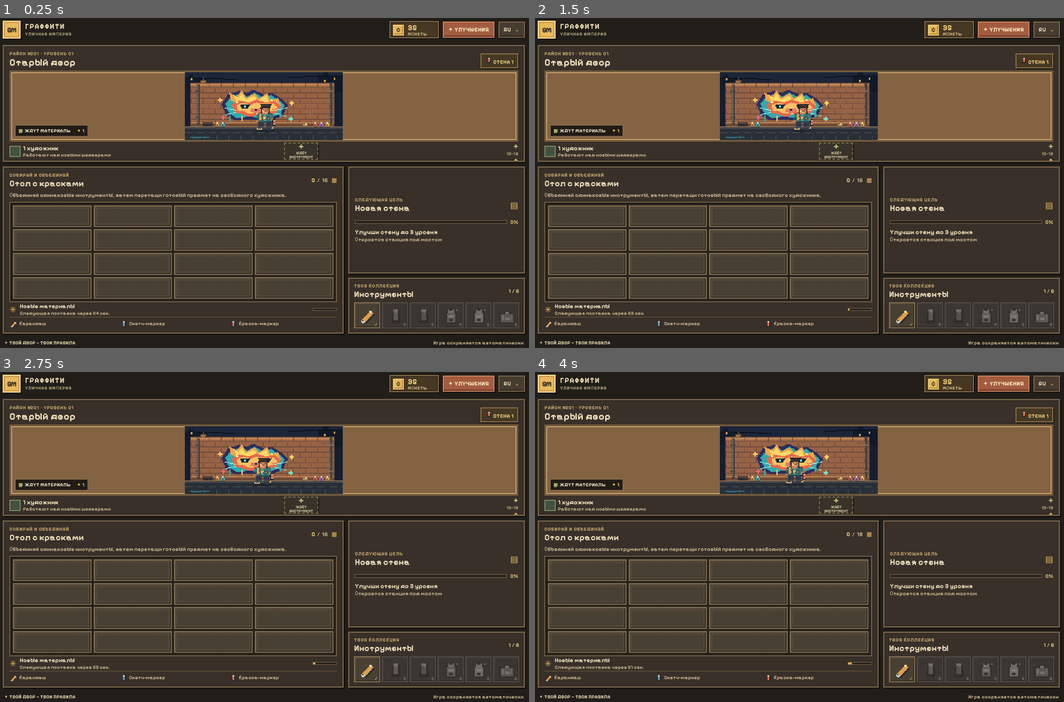
Above: before the commit, frames 1-4 (two rows, left to right).
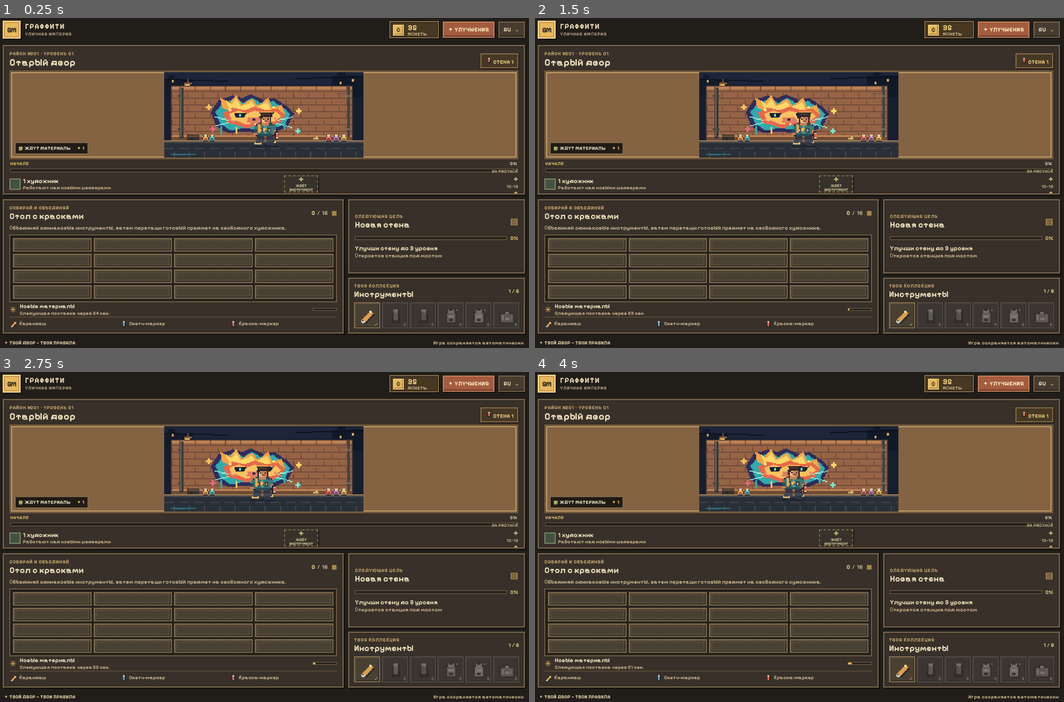
Above: after the commit, the same moments.

Repository: tropaudoma/PlayGround
Game: browser game, page index.html
The game is run twice, just before and just after one commit, with the same random seed, the same clock (stepped at 60 frames per second) and the same inputs.
Inputs (mouse positions are in pixels of both pictures, inside the frame that each line leads up to; where the layout moved, square brackets give the same spot in the first picture):
- Up to frame 1 (0.25 s): no input
- Up to frame 2 (1.5 s): click (799, 113) [799, 107] at 0.27 s; hold Down 1.03-1.3 s; tap Space at 1.1 s; hold Down from 1.35 s (still down)
- Up to frame 3 (2.75 s): tap Space at 1.6, 2.1, 2.6 s; release Down at 1.68 s; hold Down 1.73-2 s; hold Down 2.05-2.38 s; hold Down 2.43-2.7 s
- Up to frame 4 (4 s): hold Down 2.75-3.08 s; tap Space at 3.1, 3.6 s; hold Down 3.13-3.4 s; hold Down 3.45-3.78 s; hold Down from 3.83 s (still down)

The runs differ from the first frame. In frame 1, 20% of the frame differs, in the area x 0-100%, y 16-83%; in frame 2, 20%; in frame 3, 20%; in frame 4, 20%.

Commit message:
Save source and v2 conversation for issue #8
Run: 43324207729
Generation: 43324207729-1794532859624

Diff:
--- a/game.js
+++ b/game.js
@@ -8,14 +8,15 @@
   pixelAssets.alley.src='assets/pixel/alley.png';
   pixelAssets.sprites.src='assets/pixel/sprites.png';
   const translations = {
-    ru:{loc:'РАЙОН №01 · УРОВЕНЬ',old:'Старый двор',under:'С …(1792 unchanged characters)… т',reward:'Награда',artistShort:'Мастер'},
-    en:{loc:'DISTRICT 01 · LEVEL',old:'Old Courtyard',under: …(1702 unchanged characters)… sy',reward:'Reward',artistShort:'Artist'}
+    ru:{loc:'РАЙОН №01 · УРОВЕНЬ',old:'Старый двор',under:'С …(1792 unchanged characters)… т',reward:'Награда',artistShort:'Мастер',progressLabel:'ХОД РАБОТЫ',stageStarting:'НАЧАЛО',stageSketching:'ЭСКИЗ',stageColoring:'ЗАЛИВКА',stageOutlining:'ОБВОДКА',stageCompleted:'ГОТОВО'},
+    en:{loc:'DISTRICT 01 · LEVEL',old:'Old Courtyard',under: …(1702 unchanged characters)… sy',reward:'Reward',artistShort:'Artist',progressLabel:'ART PROGRESS',stageStarting:'STARTING',stageSketching:'SKETCHING',stageColoring:'COLORING',stageOutlining:'OUTLINING',stageCompleted:'COMPLETED'}
   };
   const initial = {coins:35,items:Array(16).fill(0),capacity:16,artists:1,efficiency:1,supply:1,wall:1,spawnAt:Date.now()+24000,discovered:[true,false,false,false,false,false],drawings:0,combo:0,lastMerge:0,language:'ru',lastSave:Date.now(),jobs:[],murals:[]};
-  const rarityData={common:{ru:'ОБЫЧНАЯ',en:'COMMON',color:'#9b9b91'},rare:{ru:'РЕДКАЯ',en:'RARE',color:'#69b8e8'},epic:{ru:'ЭПИЧЕСКАЯ',en:'EPIC',color:'#c07bea'}};
+  const rarityData={common:{ru:'ОБЫЧ.',en:'COM',color:'#9b9b91'},rare:{ru:'РЕДК.',en:'RARE',color:'#69b8e8'},epic:{ru:'ЭПИК',en:'EPIC',color:'#c07bea'}};
   const muralWords={ru:['ЖАР','ШУМ','МИР','БИТ','СЛЕД','ИСКРА','ДВОР','РИТМ','ВОЛЯ','СВЕТ','КОТ','ДРАЙВ'],en:['HEAT','NOISE','PEACE','BEAT','TRACE','SPARK','YARD','RHYTHM','SOUL','GLOW','CREW','VIBE']};
   let s;
   try { const saved=JSON.parse(localStorage.getItem('graffiti-merge-save')); s=Object.assign({},initial,saved); if(!Arr …(1335 unchanged characters)…
+  s.coins=Number.isFinite(Number(s.coins))?Math.max(0,Math.floor(Number(s.coins))):initial.coins;
   s.jobs=s.jobs.slice(0,s.artists);
   s.jobs.forEach((job,i)=>{if(job&&!Number.isInteger(job.wallIndex))job.wallIndex=(s.murals.length+(Number.isInteger(job.artist)?job.artist:i))%12;});
   const t=()=>translations[s.language];
@@ -40,8 +41,17 @@
     $('upgrades').innerHTML=['artists','equipment','speed','workspace'].map(group=>`<section class="upgrade-group"><h3> …(805 unchanged characters)…
     const target=3,progress=Math.min(100,Math.round((s.wall-1)/(target-1)*100));$('goal-progress').style.width=progress …(249 unchanged characters)…
     $('collection-count').textContent=`${s.discovered.filter(Boolean).length} / 6`;$('collection-items').innerHTML=tool …(226 unchanged characters)…
+    updateArtProgress();
   }
   function updateSpawnUI(){const tr=t(),remaining=Math.max(0,s.spawnAt-Date.now()),elapsed=spawnDelay()-remaining;$('sp …(192 unchanged characters)…
+  function updateArtProgress(){
+    const jobs=s.jobs.filter(Boolean),job=jobs.find(j=>j.phase==='paint')||jobs.find(j=>j.phase==='walk')||jobs.find(j=>j.phase==='return');
+    let percent=0,stage='stageStarting';
+    if(job?.phase==='return'||job?.rewarded){percent=100;stage='stageCompleted';}
+    else if(job){percent=job.phase==='walk'?0:Math.min(99,Math.floor(Math.max(0,job.progress)/Math.max(1,job.duration)*100));stage=percent<12?'stageStarting':percent<40?'stageSketching':percent<72?'stageColoring':'stageOutlining';}
+    $('progress-stage').textContent=t()[stage];$('progress-percent').textContent=`${percent}%`;$('progress-fill').style.width=`${percent}%`;
+    $('progress-track').setAttribute('aria-valuenow',String(percent));$('progress-track').setAttribute('aria-label',t().progressLabel);
+  }
   function onPointerDown(e,i){pointerHandled=false;if(!s.items[i])return;e.preventDefault();dragFrom=i;try{e.currentTarget.setPointerCapture(e.pointerId)}catch{}e.currentTarget.style.opacity='.6';}
   function onPointerUp(e){if(dragFrom<0)return;const from=dragFrom,hit=document.elementFromPoint(e.clientX,e.clientY);c …(433 unchanged characters)…
   document.addEventListener('pointerup',onPointerUp);
@@ -51,7 +61,7 @@
   function moveItem(from,to){if(!s.items[from])return;if(!s.items[to]){s.items[to]=s.items[from];s.items[from]=0;select …(684 unchanged characters)…
   function spawn(){let empty=[];for(let i=0;i<s.capacity;i++)if(!s.items[i])empty.push(i);if(!empty.length){s.spawnAt=D …(382 unchanged characters)…
   function buy(key){const cost=price(key);if(s.coins<cost){notify(t().poor);return;}if(key==='hire'&&s.artists>=6||key= …(645 unchanged characters)…
-  function step(now){const dt=Math.min(100,now-lastFrame);la …(1473 unchanged characters)… );}catch{}}if(changed){render();save();}renderScene(now);requestAnimationFrame(step);}
+  function step(now){const dt=Math.min(100,now-lastFrame);la …(1473 unchanged characters)… );}catch{}}if(changed){render();save();}updateArtProgress();renderScene(now);requestAnimationFrame(step);}
   function drawGraffiti(index,seed,color,progress,word='ЖАР',rarity=null){
     const slot=index%12,col=slot%6,row=Math.floor(slot/6),x=34+col*63,y=29+row*44,variant=Math.abs(Math.floor(seed||0))%4,p=Math.max(0,Math.min(1,progress));
     const label=rarity?rarityData[rarity]?.[s.language]:'',accent=['#f1cb63','#f4e3a8','#8bd3d9','#f29e73'][variant],rColor=rarity?rarityData[rarity].color:'#e4c66d';
@@ -68,7 +78,7 @@
     ctx.globalAlpha=.7;ctx.fillStyle=accent;ctx.fillRect(-Math.min(20,ctx.measureText(text).width*.34),-3,Math.min(40,ctx.measureText(text).width*.68),2);ctx.globalAlpha=.94;ctx.restore();
     if(p>.42){ctx.fillStyle=accent;const sx=x+(variant%2?7:53),sy=y+7;ctx.fillRect(sx,sy,3,3);ctx.fillRect(sx-2,sy+1,7,1);ctx.fillRect(sx+1,sy-2,1,7);}
     if(p>.72){ctx.fillStyle=color;const dripX=x+(variant%2?14:46);ctx.fillRect(dripX,y+24,3,Math.min(7,Math.round((p-.7)*24)));ctx.fillRect(dripX+5,y+26,2,Math.min(5,Math.round((p-.7)*18)));}
-    if(label&&p>=1){ctx.globalAlpha=.96;ctx.font='700 7px "P …(104 unchanged characters)… th.min(58,ctx.measureText(badge).width+11);ctx.fillStyle='#211b20';ctx.fillRect(x+(62-bw)/2,y+31,bw,10);ctx.fillStyle=rColor;ctx.fillRect(x+(62-bw)/2,y+31,3,10);ctx.fillStyle='#fff4d8';ctx.fillText(badge,x+31,y+36);ctx.globalAlpha=1;}
+    if(label&&p>=1){ctx.globalAlpha=.96;ctx.font='700 7px "P …(104 unchanged characters)… th.min(58,ctx.measureText(badge).width+10),bx=x+(62-bw)/2;ctx.fillStyle='#211b20';ctx.fillRect(bx,y+31,bw,10);ctx.fillStyle=rColor;ctx.fillRect(bx+1,y+32,bw-2,8);ctx.fillStyle='#211b20';ctx.fillText(badge,x+31,y+36);ctx.globalAlpha=1;}
   }
   function renderScene(time){
      const rect=scene.getBoundingClientRect(),dpr=Math.min(2,window.devicePixelRatio||1),w=Math.max(1,Math.floor(rect.width*dpr)),h=Math.max(1,Math.floor(rect.height*dpr));if(scene.width!==w||scene.height!==h)scene.width=w,scene.height=h;
--- a/index.html
+++ b/index.html
@@ -20,6 +20,10 @@
       <div class="scene-wrap">
         <canvas id="scene" aria-label="Художники рисуют граффити на кирпичной стене"></canvas>
         <div class="scene-caption"><span class="live-dot"></span><span id="scene-status">МАСТЕРА ЗА РАБОТОЙ</span><span class="scene-level" id="scene-level">✦ 1</span></div>
+      </div>
+      <div class="art-progress" aria-live="polite">
+        <div class="art-progress-head"><b id="progress-stage">НАЧАЛО</b><span id="progress-percent">0%</span></div>
+        <div class="art-progress-track" id="progress-track" role="progressbar" aria-label="Прогресс рисунка" aria-valuemin="0" aria-valuemax="100" aria-valuenow="0"><i id="progress-fill"></i></div>
       </div>
       <div class="artist-strip"><div class="artist-summary"><span class="artist-icon" aria-hidden="true"></span><b><spa …(329 unchanged characters)…
     </section>
--- a/style.css
+++ b/style.css
@@ -38,7 +38,7 @@
 .game-shell {
   width: 100%; height: 100vh; height: 100dvh; max-width: 1440px;
   margin: 0 auto; padding: 10px 18px 8px;
-  display: grid; grid-template-rows: 48px minmax(205px,.84fr) minmax(300px,1.2fr) 20px;
+  display: grid; grid-template-rows: 48px minmax(270px,1.15fr) minmax(300px,.85fr) 20px;
   gap: 10px; overflow: hidden; background: var(--ink);
 }
 .topbar { display:flex; align-items:center; justify-content:space-between; min-width:0; }
@@ -101,6 +101,12 @@
 }
 .live-dot { width:7px; height:7px; background:#a7ad6e; box-shadow:2px 0 #737b4c, 0 2px #737b4c; }
 .scene-level { margin-left:8px; color:#f0cb65; }
+.art-progress { flex:0 0 34px; display:grid; grid-template-rows:14px 8px; align-content:center; gap:4px; padding:0 2px 3px; }
+.art-progress-head { display:flex; align-items:center; justify-content:space-between; color:#d5c59f; font-size:10px; line-height:1; letter-spacing:.7px; }
+.art-progress-head b { color:#e8c66c; }
+.art-progress-head span { color:#f0e2bf; font-variant-numeric:tabular-nums; }
+.art-progress-track { height:8px; overflow:hidden; background:#26231e; border:1px solid #806b4e; box-shadow:inset 1px 1px 0 #171411; }
+.art-progress-track i { display:block; width:0; height:100%; background:#d8aa50; box-shadow:inset 0 1px #f4d77e; transition:width .18s steps(8,end); }
 .artist-strip { height:42px; flex:0 0 42px; display:flex; align-items:center; justify-content:space-between; }
 .artist-summary { display:grid; grid-template-columns:30px auto; grid-template-rows:17px 13px; align-items:center; }
 .artist-icon { grid-row:1/3; width:25px; height:25px; display:grid; place-items:center; background-color:#435143; border:2px solid #829064; color:transparent; font-size:0; }
@@ -203,7 +209,7 @@
 .artist-slot:focus-visible, .upgrade-open:focus-visible, .lang-button:focus-visible, .buy-button:focus-visible, .upgrade-close:focus-visible { outline:3px solid #f4d678; outline-offset:2px; }
 
 @media (max-width:760px) {
-  .game-shell { padding:7px 8px; grid-template-rows:40px minmax(170px,.68fr) minmax(0,1.32fr); gap:7px; }
+  .game-shell { padding:7px 8px; grid-template-rows:40px minmax(245px,.8fr) minmax(0,1.2fr); gap:7px; }
   .top-meta { gap:6px; }
   .brand { gap:7px; }
   .brand-mark { width:33px; height:33px; font-size:13px; }
@@ -220,6 +226,9 @@
   .scene-heading h1 { margin:2px 0 5px; font-size:18px; }
   .scene-wrap { min-height:72px; border-width:3px; }
   .scene-caption { left:5px; bottom:5px; padding:3px 5px; font-size:9px; }
+  .art-progress { flex-basis:32px; grid-template-rows:13px 7px; gap:3px; padding-bottom:2px; }
+  .art-progress-head { font-size:9px; }
+  .art-progress-track { height:7px; }
   .artist-strip { height:48px; flex-basis:48px; gap:3px; }
   .artist-summary { flex:0 0 90px; grid-template-columns:26px auto; grid-template-rows:14px 11px; }
   .artist-icon { width:22px; height:22px; }
@@ -259,7 +268,7 @@
   .buy-button { min-width:53px; padding:4px; font-size:10px; }
 }
 @media (max-width:390px) {
-  .game-shell { grid-template-rows:37px minmax(158px,.65fr) minmax(0,1.35fr); gap:5px; padding:5px; }
+  .game-shell { grid-template-rows:37px minmax(230px,.8fr) minmax(0,1.2fr); gap:5px; padding:5px; }
   .brand b { font-size:12px; }
   .brand-mark { width:30px; height:30px; }
   .top-meta { gap:4px; }
Not shown, changed: .omgithub/checkpoint.json
